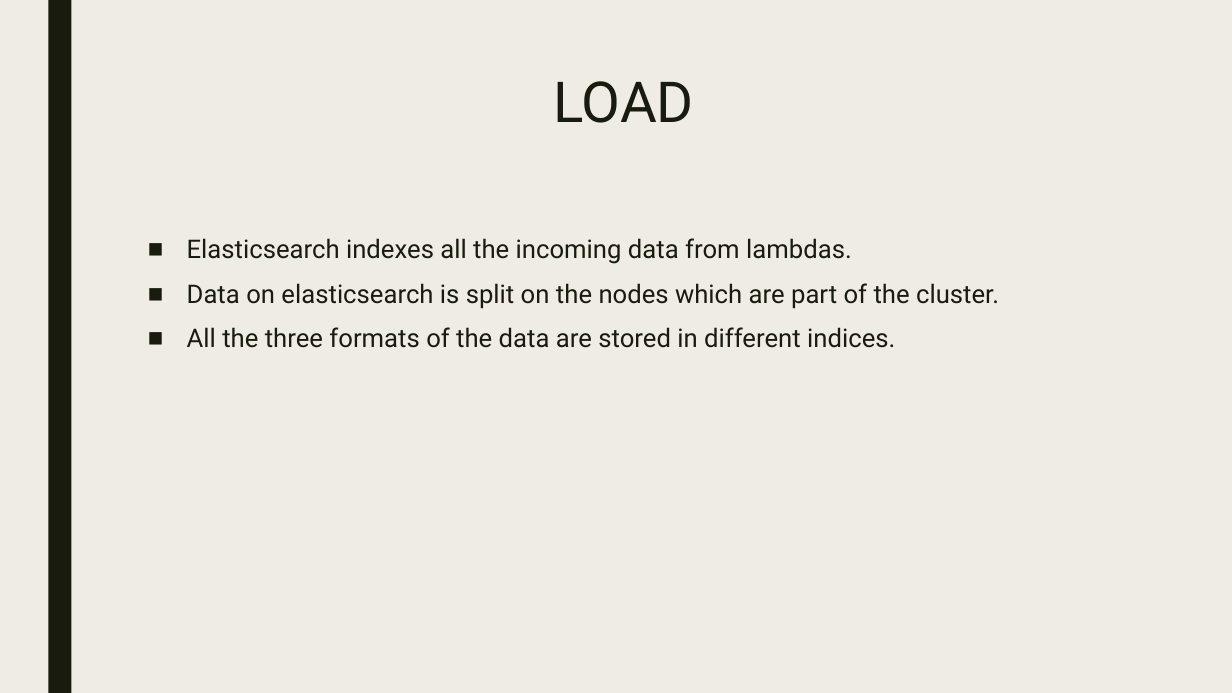
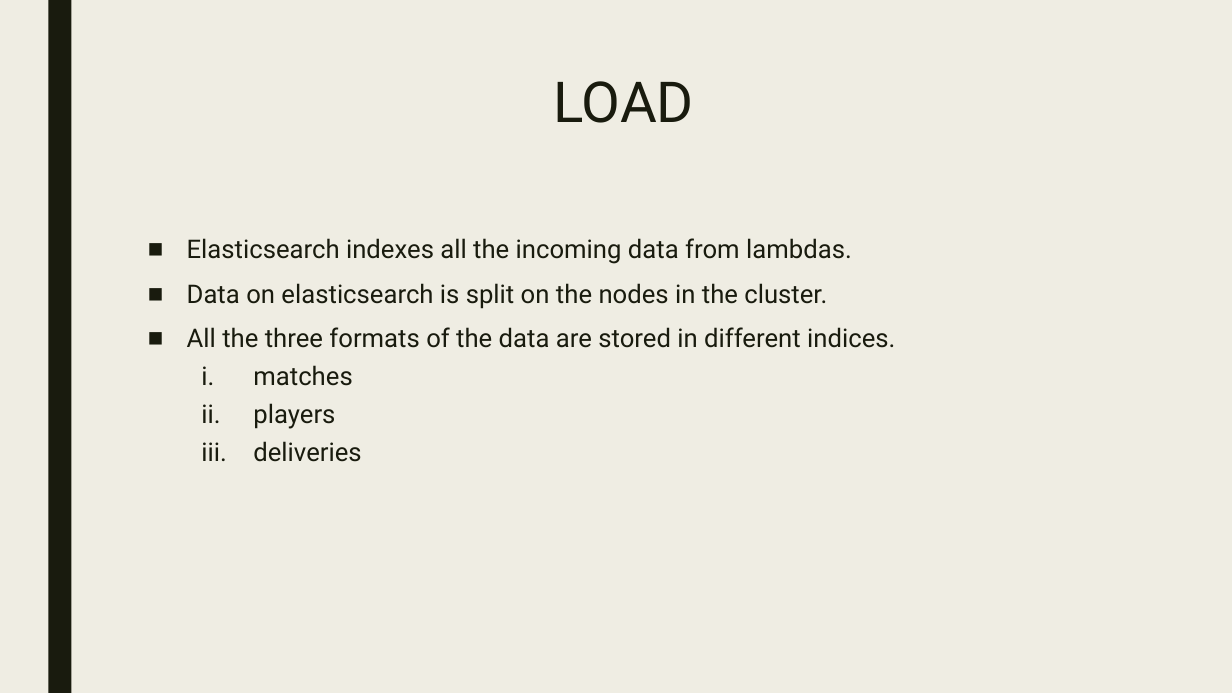
Before and after one commit to CUBigDataClass/Indian-Premier-League, a slide deck: slide 9 of Data Analysis & Visualisations of IPL.pptx. Drawn at 1232x693 pixels with LibreOffice and Linux fonts; fonts in the diff are those of the drawing. Boxes give left, top, right and bottom in pixels: in the first picture for what was removed or moved away, otherwise in the second. Text is boxed around its words. In the diff, an @@ line names an element or a change of style, - is before the commit and + after.

```diff
--- a/Data Analysis & Visualisations of IPL.pptx
+++ b/Data Analysis & Visualisations of IPL.pptx
@@ text at (187,283,827,309): text changed @@
-■ Data on elasticsearch is split on the nodes which are part of the cluster.
+■ Data on elasticsearch is split on the nodes in the cluster.
@@ text at (253,365,361,462): paragraphs added @@
+  i. matches
+  ii. players
+  iii. deliveries
```
Also in this commit, not shown: 5 other slides changed, 2 slides added, 2 slides removed.
